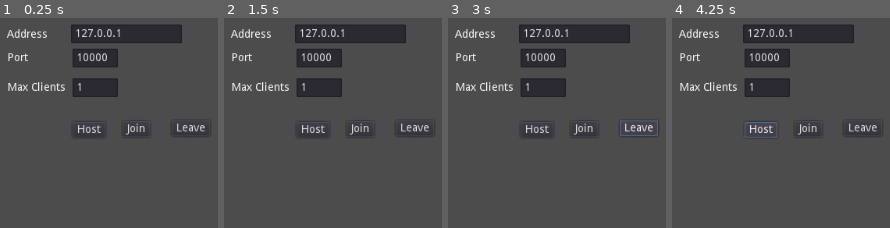
Above: before the commit, frames 1-4 (left to right).
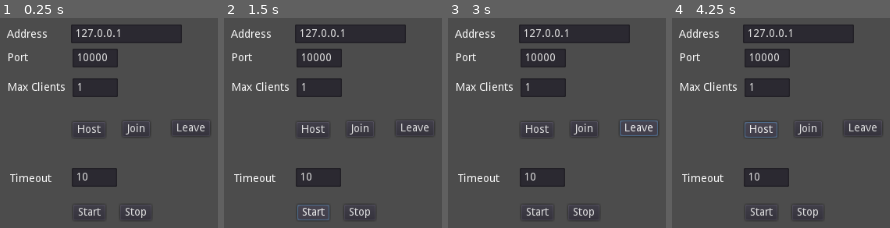
Above: after the commit, the same moments.

Repository: billziss-gh/godotlib
Game: Godot game, scene res://MultiplayerGameTest.tscn
Two runs of this game, one before a commit and one after it. Both use one fixed random seed, a clock stepped at 60 frames per second and the inputs below. The project has no main scene, so this scene is started directly.
Inputs (mouse positions are in pixels of both pictures, inside the frame that each line leads up to):
- Up to frame 1 (0.25 s): no input
- Up to frame 2 (1.5 s): click (359, 213) at 0.5 s, where only the run after the commit has a clickable "Stop"; click (313, 213) at 1.25 s, where only the run after the commit has a clickable "Start"
- Up to frame 3 (3 s): click (537, 213) at 2 s, where only the run after the commit has a clickable "Start"; click "Leave" at 2.75 s
- Up to frame 4 (4.25 s): click "Host" at 3.5 s

The runs differ from the first frame. In frame 1, 2.7% of the frame differs, in the area x 4-69%, y 71-96%; in frame 2, 2.8%, in the area x 4-69%, y 71-97%; in frame 3, 2.7%; in frame 4, 2.7%.
Error after the commit: Assertion failed. (res://addons/godotlib/MultiplayerGame.gd:116)

Commit message:
MultiplayerGame: testing

Diff:
--- a/MultiplayerGameTest.gd
+++ b/MultiplayerGameTest.gd
@@ -21,6 +21,13 @@
 func _on_LeaveButton_pressed():
     $MultiplayerGame.leave()
 
+func _on_StartButton_pressed():
+    var timeout = int($Timeout.text)
+    $MultiplayerGame.start_game(timeout)
+
+func _on_StopButton_pressed():
+    $MultiplayerGame.stop_game()
+
 func _on_MultiplayerGame_host_event(connected, detail):
     print("host_event: ", connected, " ", detail)
 
--- a/MultiplayerGameTest.tscn
+++ b/MultiplayerGameTest.tscn
@@ -95,6 +95,46 @@
 __meta__ = {
 "_edit_use_anchors_": false
 }
+
+[node name="Label4" type="Label" parent="."]
+margin_left = 114.023
+margin_top = 275.293
+margin_right = 167.023
+margin_bottom = 289.293
+text = "Timeout"
+__meta__ = {
+"_edit_use_anchors_": false
+}
+
+[node name="Timeout" type="LineEdit" parent="."]
+margin_left = 192.768
+margin_top = 268.363
+margin_right = 250.768
+margin_bottom = 292.363
+text = "10"
+__meta__ = {
+"_edit_use_anchors_": false
+}
+
+[node name="StartButton" type="Button" parent="."]
+margin_left = 194.658
+margin_top = 314.98
+margin_right = 206.658
+margin_bottom = 334.98
+text = "Start"
+__meta__ = {
+"_edit_use_anchors_": false
+}
+
+[node name="StopButton" type="Button" parent="."]
+margin_left = 254.504
+margin_top = 314.98
+margin_right = 266.504
+margin_bottom = 334.98
+text = "Stop"
+__meta__ = {
+"_edit_use_anchors_": false
+}
 [connection signal="game_event" from="MultiplayerGame" to="." method="_on_MultiplayerGame_game_event"]
 [connection signal="host_event" from="MultiplayerGame" to="." method="_on_MultiplayerGame_host_event"]
 [connection signal="join_event" from="MultiplayerGame" to="." method="_on_MultiplayerGame_join_event"]
@@ -102,3 +142,5 @@
 [connection signal="pressed" from="HostButton" to="." method="_on_HostButton_pressed"]
 [connection signal="pressed" from="JoinButton" to="." method="_on_JoinButton_pressed"]
 [connection signal="pressed" from="LeaveButton" to="." method="_on_LeaveButton_pressed"]
+[connection signal="pressed" from="StartButton" to="." method="_on_StartButton_pressed"]
+[connection signal="pressed" from="StopButton" to="." method="_on_StopButton_pressed"]
